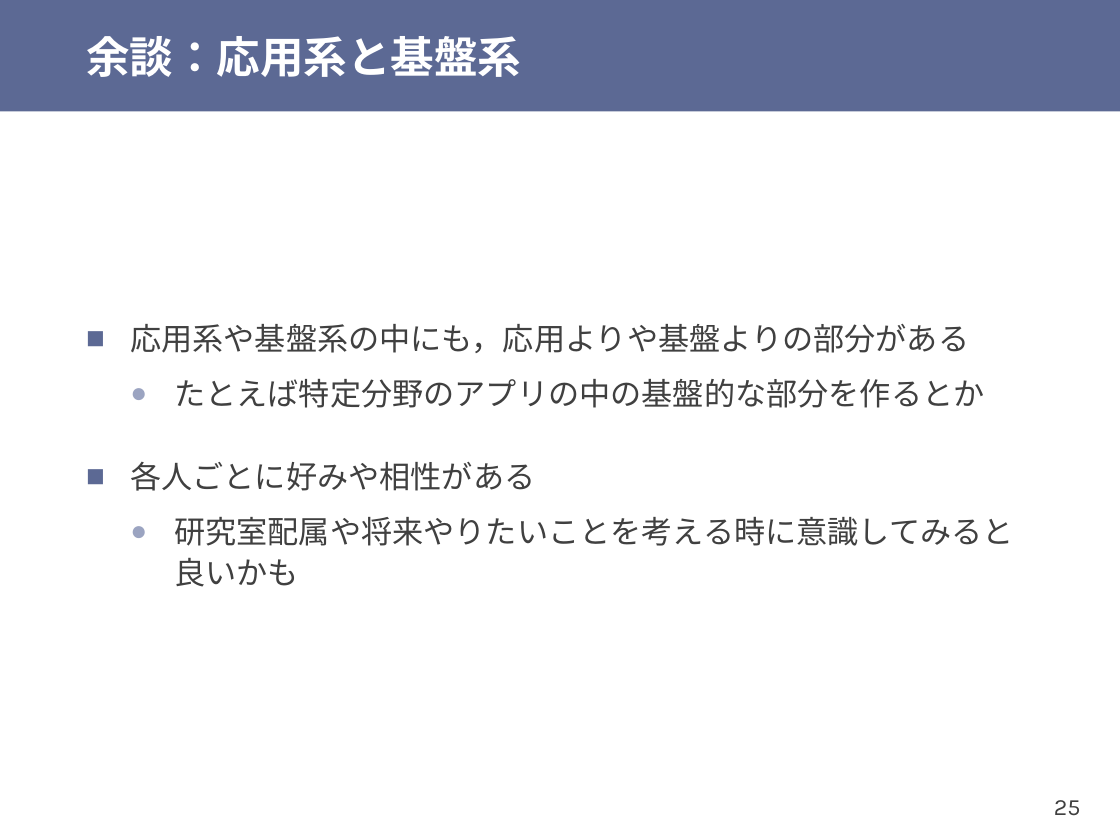
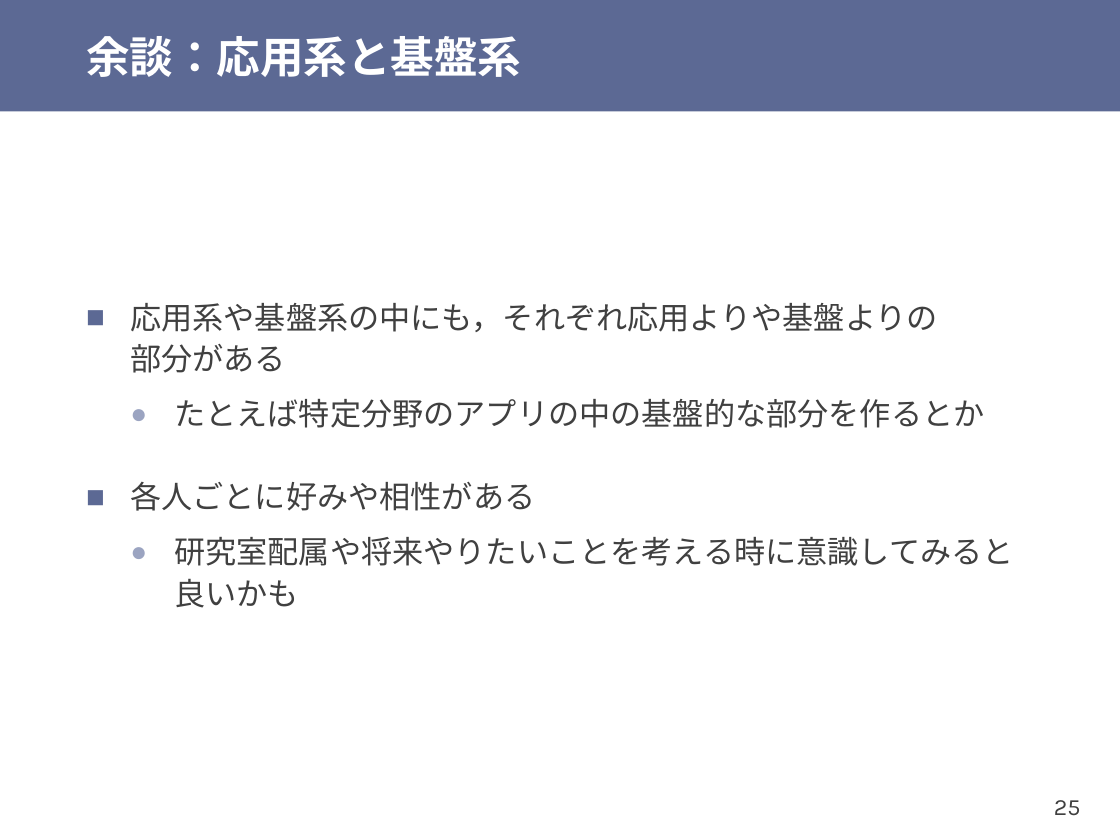
Before and after one commit to shioyadan/otya-computer-architecture-i, a slide deck: slide 25 of cai-shioya-01.pptx. Drawn at 1120x840 pixels with LibreOffice and Linux fonts; fonts in the diff are those of the drawing. Boxes give left, top, right and bottom in pixels: in the first picture for what was removed or moved away, otherwise in the second. Text is boxed around its words. In the diff, an @@ line names an element or a change of style, - is before the commit and + after.

```diff
--- a/cai-shioya-01.pptx
+++ b/cai-shioya-01.pptx
@@ text at (130,303,938,373): text changed @@
-■ 応用系や基盤系の中にも，応用よりや基盤よりの部分がある
+■ 応用系や基盤系の中にも，それぞれ応用よりや基盤よりの
+  部分がある
```
Also in this commit, not shown: 14 other slides changed, 3 slides added, 2 other files.
